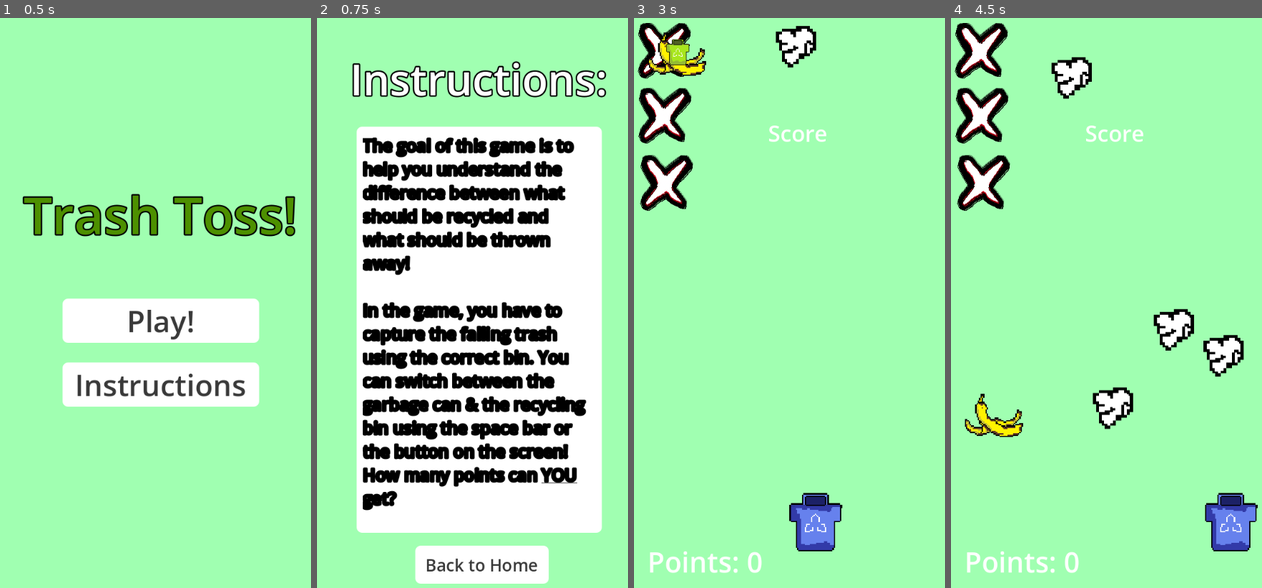
Above: before the commit, frames 1-4 (left to right).
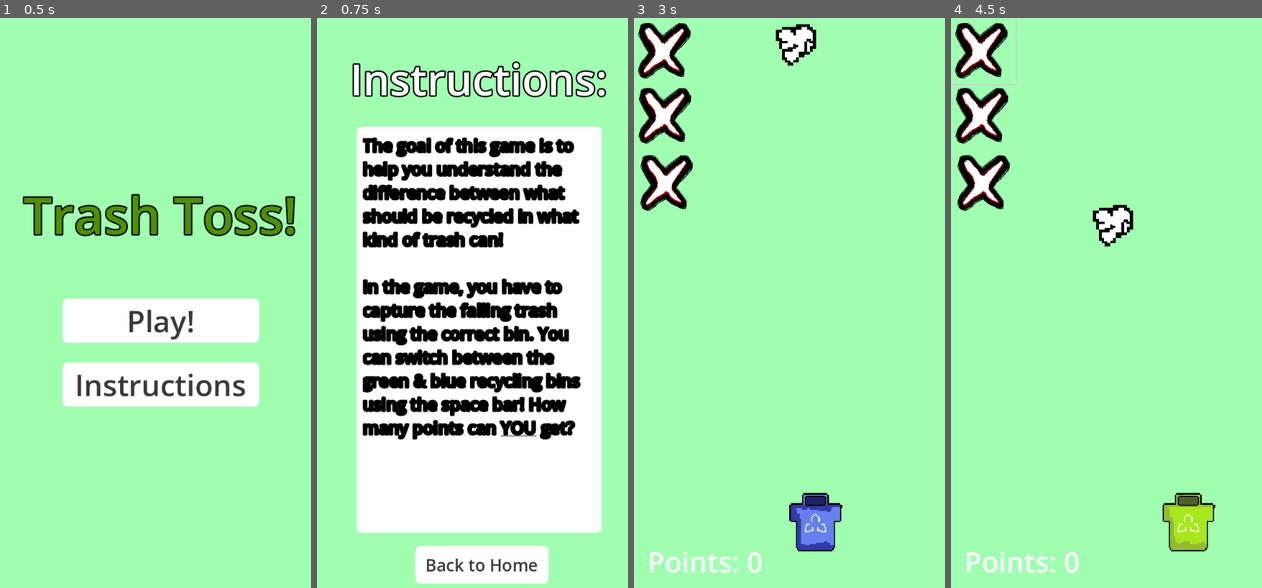
Above: after the commit, the same moments.

Repository: KeshExtra/Hackathon
Game: Godot game, scene res://home.tscn
Same seed, same stepped clock (60 frames per second), same inputs: the game is played once before the commit and once after it.
Inputs (mouse positions are in pixels of both pictures, inside the frame that each line leads up to):
- Up to frame 1 (0.5 s): no input
- Up to frame 2 (0.75 s): click "Instructions" at 0.5 s
- Up to frame 3 (3 s): click (795, 331) at 1.25 s; click "Back to Home" at 2 s; click "Play!" at 2.75 s
- Up to frame 4 (4.5 s): click (1003, 46) at 3.52 s; hold Right (ui_right) from 4.28 s (still down); tap Space (switch) at 4.35 s

Frame 1 is identical in both runs. In frame 2, 12% of the frame differs, in the area x 14-87%, y 33-87%; in frame 3, 1.3%; in frame 4, 7.0%.

Commit message:
Final Changes

Diff:
--- a/Paper.tscn
+++ b/Paper.tscn
@@ -9,6 +9,7 @@
 
 [node name="Paper" type="RigidBody2D"]
 collision_layer = 2
+gravity_scale = 0.5
 script = ExtResource("1_whgbw")
 
 [node name="Sprite2D" type="Sprite2D" parent="."]
--- a/Sprite2D.gd
+++ b/Sprite2D.gd
@@ -4,16 +4,17 @@
 var sprites = [load("res://open_blue.PNG"),load("res://open_green.PNG")]
 
 func _on_button_pressed():
-	texture = sprites[spriteloc]
 	if spriteloc == 0:
 		spriteloc+=1
 	else:
 		spriteloc-=1
+	texture = sprites[spriteloc]
 	# Replace with function body.
 func _input(event):
 	if Input.is_action_just_pressed("switch"):
-		texture = sprites[spriteloc]
 		if spriteloc == 0:
 			spriteloc+=1
 		else:
 			spriteloc-=1
+
+		texture = sprites[spriteloc]
--- a/bottle.tscn
+++ b/bottle.tscn
@@ -9,6 +9,7 @@
 [node name="Bottle" type="RigidBody2D"]
 texture_filter = 1
 collision_layer = 2
+gravity_scale = 0.5
 script = ExtResource("1_qahnu")
 
 [node name="Sprite2D" type="Sprite2D" parent="."]
--- a/instructions.tscn
+++ b/instructions.tscn
@@ -58,6 +58,6 @@
 theme_override_constants/outline_size = 10
 theme_override_font_sizes/normal_font_size = 30
 bbcode_enabled = true
-text = "[left]The goal of this game is to help you understand the difference between what should be recycled and what should be thrown away![/left]
+text = "[left]The goal of this game is to help you understand the difference between what should be recycled in what kind of trash can![/left]
 
-[left]In the game, you have to capture the falling trash using the correct bin. You can switch between the garbage can & the recycling bin using the space bar or the button on the screen! How many points can [u]YOU[/u] get?[/left]"
+[left]In the game, you have to capture the falling trash using the correct bin. You can switch between the green & blue recycling bins using the space bar! How many points can [u]YOU[/u] get?[/left]"
--- a/main.gd
+++ b/main.gd
@@ -2,7 +2,7 @@
 var count = 0
 var array = [-1,-1,-1,-1,-1,-1,1]
 var gs = 0
-var ts = 1
+var ts = 2.5
 var arr = [load("res://Paper.tscn"),load("res://tin.tscn"),load("res://bottle.tscn"),load("res://peel.tscn")]
 var y : int= 400
 var div = y/2
@@ -29,6 +29,7 @@
 func addLost():
 	lost += 1
 	for i in range(lost):
+		if i >= len(lostCounters): break
 		lostCounters[i].set_pressed(true)
 
 # Called when the node enters the scene tree for the first time.
@@ -52,14 +53,14 @@
 	var newObject = object.instantiate()
 	var x = randi()	% 450 + 50
 	newObject.position.x=x
-	newObject.position.y=-20
+	newObject.position.y=100
 	newObject.gravity_scale=gs
-	newObject.linear_velocity = Vector2(0,y+rand)
+	newObject.linear_velocity = Vector2(0,y)
 	add_child(newObject) # Replace with function body.
 	 # Replace with function body.
-	$Timer.process_callback= ts
+	$Timer.wait_time= ts
 
 	if $"Blue Bin(Main Character)".points % 10 == 0:
-		$"Blue Bin(Main Character)".SPEED += 150
+		$"Blue Bin(Main Character)".SPEED += 1
 		ts-=0.2
 		y+=200
--- a/main.tscn
+++ b/main.tscn
@@ -1,17 +1,11 @@
-[gd_scene load_steps=12 format=3 uid="uid://cjr1e55l4a23m"]
+[gd_scene load_steps=7 format=3 uid="uid://cjr1e55l4a23m"]
 
 [ext_resource type="Script" path="res://main.gd" id="1_v2tfv"]
 [ext_resource type="PackedScene" uid="uid://cyjl5mw5aphle" path="res://main_character.tscn" id="2_mrmxl"]
 [ext_resource type="PackedScene" uid="uid://bh3u6evlv6gx1" path="res://Paper.tscn" id="3_2axw7"]
 [ext_resource type="Theme" uid="uid://ddmqoccmv80gi" path="res://checkbox.tres" id="5_2ffn1"]
-[ext_resource type="Texture2D" uid="uid://bwwotm2jn6tpe" path="res://open_green.PNG" id="5_o2q3e"]
 [ext_resource type="AudioStream" uid="uid://dii2qjsfcpt8d" path="res://Untitled video (3).wav" id="6_1i0bd"]
-[ext_resource type="Script" path="res://Button.gd" id="6_350ni"]
 [ext_resource type="AudioStream" uid="uid://bchpxhcrifcx3" path="res://can.wav" id="7_bmnwa"]
-[ext_resource type="Script" path="res://Label.gd" id="8_2jwtd"]
-[ext_resource type="PackedScene" uid="uid://c135guennt341" path="res://peel.tscn" id="9_grgcn"]
-
-[sub_resource type="StyleBoxEmpty" id="StyleBoxEmpty_74ek8"]
 
 [node name="Main" type="Node"]
 script = ExtResource("1_v2tfv")
@@ -28,7 +22,7 @@
 position = Vector2(291, 47)
 
 [node name="Timer" type="Timer" parent="."]
-wait_time = 0.5
+wait_time = 2.5
 autostart = true
 
 [node name="points" type="RichTextLabel" parent="."]
@@ -58,8 +52,6 @@
 offset_bottom = 354.0
 theme = ExtResource("5_2ffn1")
 
-[node name="Peel" parent="." instance=ExtResource("9_grgcn")]
-
 [node name="Ball" type="AudioStreamPlayer2D" parent="."]
 stream = ExtResource("6_1i0bd")
 volume_db = -4.0
@@ -68,24 +60,4 @@
 stream = ExtResource("7_bmnwa")
 volume_db = -10.0
 
-[node name="Label" type="Label" parent="."]
-offset_left = 7.0
-offset_top = 178.0
-offset_right = 581.0
-offset_bottom = 258.0
-theme_override_font_sizes/font_size = 40
-text = "Score"
-horizontal_alignment = 1
-script = ExtResource("8_2jwtd")
-
-[node name="Button" type="Button" parent="."]
-offset_left = 29.0
-offset_top = -13.0
-offset_right = 160.0
-offset_bottom = 118.0
-theme_override_styles/focus = SubResource("StyleBoxEmpty_74ek8")
-icon = ExtResource("5_o2q3e")
-flat = true
-script = ExtResource("6_350ni")
-
 [connection signal="timeout" from="Timer" to="." method="_on_timer_timeout"]
--- a/main_character.gd
+++ b/main_character.gd
@@ -10,10 +10,12 @@
 static var points = 0
 var pointsNode = null
 var sprite2D
+var parent
 # ProjectSettings.get_setting("physics/2d/default_gravity")
 func _ready():
 	pointsNode = get_parent().get_node("./points")
 	sprite2D = get_node("./Sprite2D")
+	parent = get_parent()
 
 func _physics_process(delta):
 	velocity.y = 0
@@ -39,25 +41,43 @@
 		if c.get_collider() is PaperCollect:
 			c.get_collider().queue_free()
 
-			points+=1
+			if spriteloc == 0:
+				points += 1
+			else:
+				parent.addLost()
+
 			$"../Ball".play()
 			pointsNode.set_text("Points: " + str(points))
+
 		if c.get_collider() is AlCan:
 			c.get_collider().queue_free()
 			get_last_slide_collision()
-			points+=1
+
+			if spriteloc == 1:
+				points += 1
+			else:
+				parent.addLost()
+
 			$"../Sound".play()
 			pointsNode.set_text("Points: " + str(points))
 		if c.get_collider() is Plastic:
 			c.get_collider().queue_free()
 			get_last_slide_collision()
-			points+=1
+
+			if spriteloc == 1:
+				points += 1
+			else:
+				parent.addLost()
+
 			$"../Sound".play()
 			pointsNode.set_text("Points: " + str(points))
 		if c.get_collider() is Organic:
 			c.get_collider().queue_free()
 			get_last_slide_collision()
-			points+=1
+			if spriteloc == 0:
+				points += 1
+			else:
+				parent.addLost()
 			$"../Sound".play()
 			pointsNode.set_text("Points: " + str(points))
 
@@ -73,7 +93,6 @@
 
 
 func _on_button_pressed():
-	$Sprite2D.texture = sprites[spriteloc]
 	if spriteloc == 0:
 		spriteloc+=1
 	else:
--- a/peel.tscn
+++ b/peel.tscn
@@ -8,6 +8,7 @@
 
 [node name="Peel" type="RigidBody2D"]
 collision_layer = 2
+gravity_scale = 0.5
 script = ExtResource("1_ove1c")
 
 [node name="Sprite2D" type="Sprite2D" parent="."]
--- a/tin.tscn
+++ b/tin.tscn
@@ -11,6 +11,7 @@
 position = Vector2(291, 47)
 collision_layer = 2
 collision_mask = 0
+gravity_scale = 0.5
 script = ExtResource("1_stp21")
 
 [node name="Sprite2D" type="Sprite2D" parent="."]
Not shown: 1 places in instructions.tscn that only renumber resources
Not shown, changed: .DS_Store
